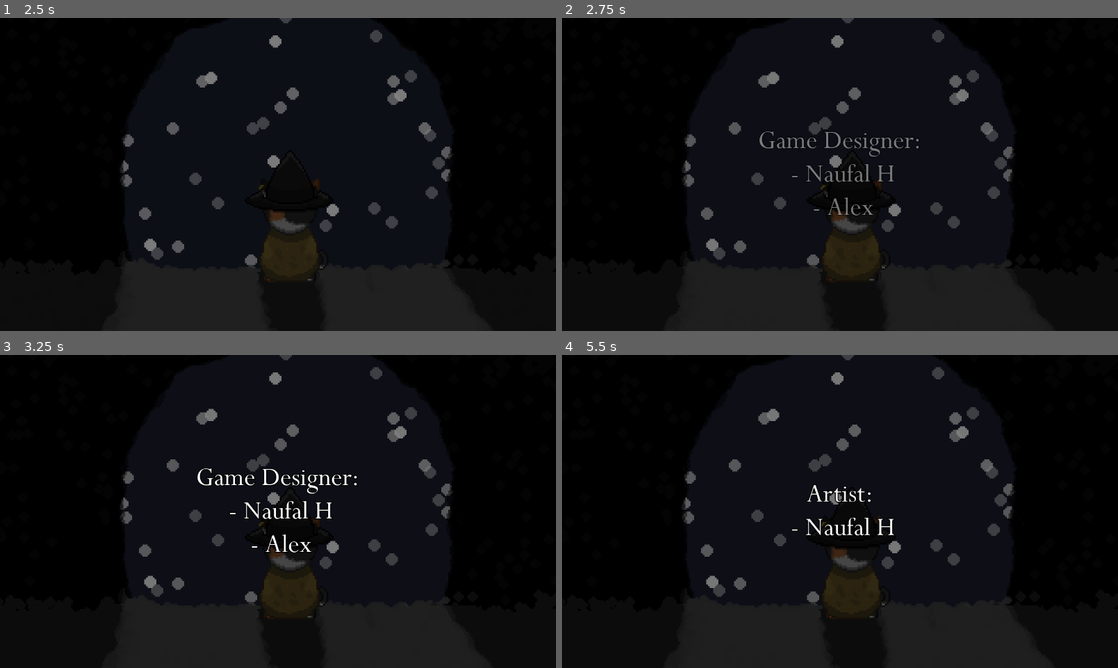
Above: before the commit, frames 1-4 (two rows, left to right).
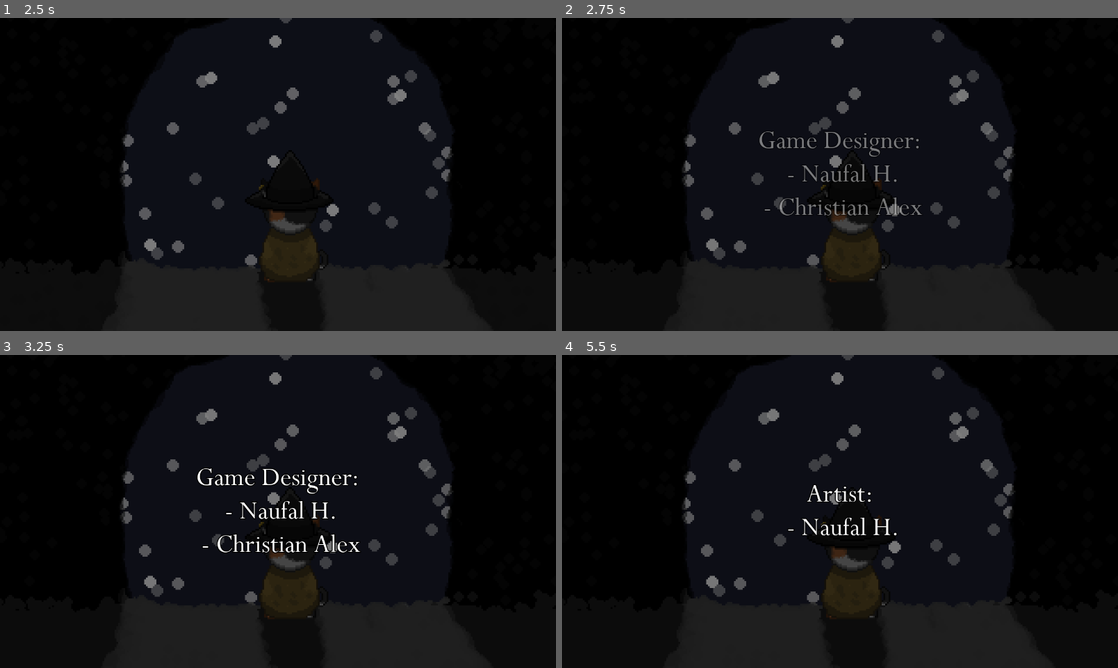
Above: after the commit, the same moments.

Repository: maroisa/paw-print
Game: Godot game, scene res://worlds/credit.tscn
The game is run twice, just before and just after one commit, with the same random seed, the same clock (stepped at 60 frames per second) and the same inputs. This scene is started directly instead of the project's main scene.
Inputs (mouse positions are in pixels of both pictures, inside the frame that each line leads up to):
- Up to frame 1 (2.5 s): move the mouse to (400, 158) at 0.52 s; press the mouse at (400, 158) at 0.53 s; hold D (p_right) 0.53-1.28 s; tap Enter at 1.25 s; move the mouse to (166, 190) at 1.27 s; release the mouse at (166, 190) at 1.28 s; hold S (p_down) 1.28-2.03 s; click (166, 190) at 1.35 s; tap Space at 2 s; move the mouse to (333, 105) at 2.02 s; press the mouse at (333, 105) at 2.03 s; hold D (p_right) from 2.03 s (still down)
- Up to frame 2 (2.75 s): keep holding D (p_right)
- Up to frame 3 (3.25 s): move the mouse to (250, 574) at 2.77 s; release D (p_right) at 2.78 s; release the mouse at (250, 574) at 2.78 s; hold W (p_up) from 2.78 s (still down); click (250, 574) at 2.85 s
- Up to frame 4 (5.5 s): tap Enter at 3.5 s; move the mouse to (1006, 558) at 3.52 s; release W (p_up) at 3.53 s; press the mouse at (1006, 558) at 3.53 s; hold A (p_left) 3.53-5.03 s; tap Space at 4.25 s; move the mouse to (673, 464) at 4.27 s; release the mouse at (673, 464) at 4.28 s; click (673, 464) at 4.35 s; move the mouse to (867, 511) at 5.02 s; press the mouse at (867, 511) at 5.03 s; hold S (p_down) from 5.03 s (still down)

Frame 1 is identical in both runs. In frame 2, 0.9% of the frame differs, in the area x 36-65%, y 46-64%; in frame 3, 1.0%; in frame 4, 0.5%.

Commit message:
change credit message

Diff:
--- a/worlds/credit.gd
+++ b/worlds/credit.gd
@@ -1,10 +1,10 @@
 extends CanvasLayer
 
 var roll_messages = [
-	"Game Designer:\n - Naufal H\n - Alex",
-	"Artist:\n - Naufal H",
-	"Sound Engineer:\n - Alex",
-	"Programmer:\n - Ahmad R"
+	"Game Designer:\n - Naufal H.\n - Christian Alex",
+	"Artist:\n - Naufal H.",
+	"Sound Engineer:\n - Christian Alex",
+	"Programmer:\n - Ahmad R."
 ]
 
 
